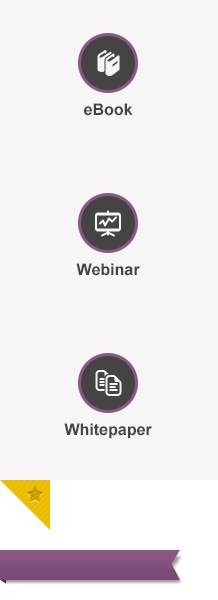
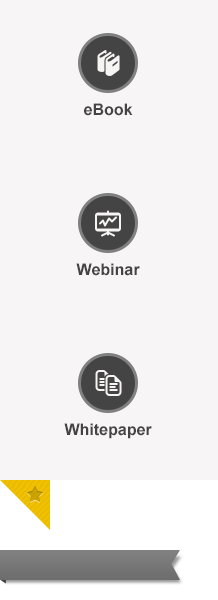
Layered file, before and after one edit (218x600). Changes by layer:
painted on "ribbon" (2nd of 3, in "faixa" › "ribbon") over [0, 550, 180, 580]
painted on "ribbon" (3rd of 3, in "faixa" › "ribbon") over [0, 579, 6, 584]
